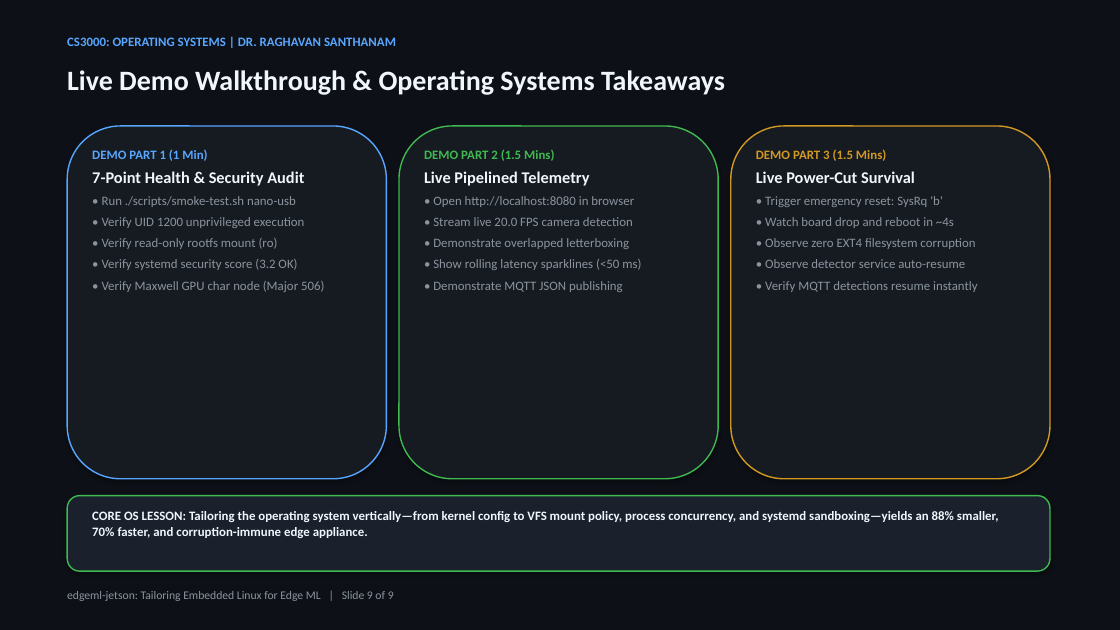
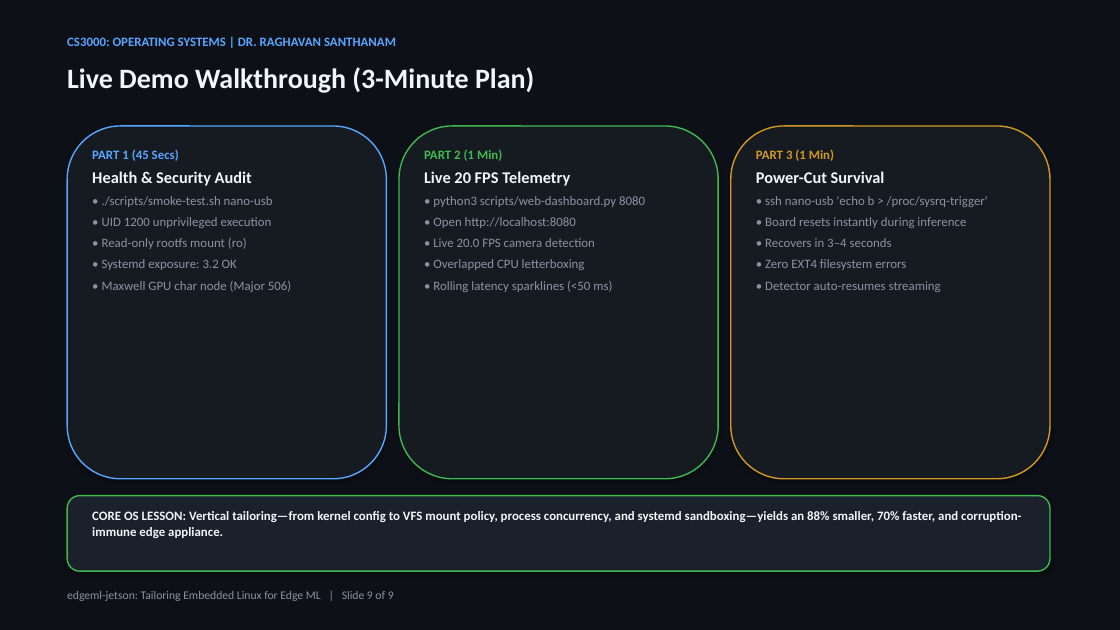
Before and after one commit to pengeon1/edgeml-jetson, a slide deck: slide 9 of presentation/cs3000-edgeml-presentation.pptx. Drawn at 1120x630 pixels with LibreOffice and Linux fonts; fonts in the diff are those of the drawing. Boxes give left, top, right and bottom in pixels: in the first picture for what was removed or moved away, otherwise in the second. Text is boxed around its words. In the diff, an @@ line names an element or a change of style, - is before the commit and + after.

```diff
--- a/presentation/cs3000-edgeml-presentation.pptx
+++ b/presentation/cs3000-edgeml-presentation.pptx
@@ text at [67,67,534,93]: text changed @@
-Live Demo Walkthrough & Operating Systems Takeaways
+Live Demo Walkthrough (3-Minute Plan)
@@ text at [92,149,291,292]: text changed @@
-DEMO PART 1 (1 Min)
-7-Point Health & Security Audit
-• Run ./scripts/smoke-test.sh nano-usb
-• Verify UID 1200 unprivileged execution
-• Verify read-only rootfs mount (ro)
-• Verify systemd security score (3.2 OK)
-• Verify Maxwell GPU char node (Major 506)
+PART 1 (45 Secs)
+Health & Security Audit
+• ./scripts/smoke-test.sh nano-usb
+• UID 1200 unprivileged execution
+• Read-only rootfs mount (ro)
+• Systemd exposure: 3.2 OK
+• Maxwell GPU char node (Major 506)
@@ text at [424,149,645,292]: text changed @@
-DEMO PART 2 (1.5 Mins)
-Live Pipelined Telemetry
-• Open http://localhost:8080 in browser
-• Stream live 20.0 FPS camera detection
-• Demonstrate overlapped letterboxing
-• Show rolling latency sparklines (<50 ms)
-• Demonstrate MQTT JSON publishing
+PART 2 (1 Min)
+Live 20 FPS Telemetry
+• python3 scripts/web-dashboard.py 8080
+• Open http://localhost:8080
+• Live 20.0 FPS camera detection
+• Overlapped CPU letterboxing
+• Rolling latency sparklines (<50 ms)
@@ text at [756,149,988,292]: text changed @@
-DEMO PART 3 (1.5 Mins)
-Live Power-Cut Survival
-• Trigger emergency reset: SysRq 'b'
-• Watch board drop and reboot in ~4s
-• Observe zero EXT4 filesystem corruption
-• Observe detector service auto-resume
-• Verify MQTT detections resume instantly
+PART 3 (1 Min)
+Power-Cut Survival
+• ssh nano-usb 'echo b > /proc/sysrq-trigger'
+• Board resets instantly during inference
+• Recovers in 3–4 seconds
+• Zero EXT4 filesystem errors
+• Detector auto-resumes streaming
@@ text at [92,511,1021,538]: text changed @@
-CORE OS LESSON: Tailoring the operating system vertically—from kernel config to VFS mount policy, process concurrency, and systemd sandboxing—yields an 88% smaller, 70% faster, and corruption-immune edge appliance.
+CORE OS LESSON: Vertical tailoring—from kernel config to VFS mount policy, process concurrency, and systemd sandboxing—yields an 88% smaller, 70% faster, and corruption-immune edge appliance.
```
Also in this commit, not shown: 8 other slides changed, 4 other files.
